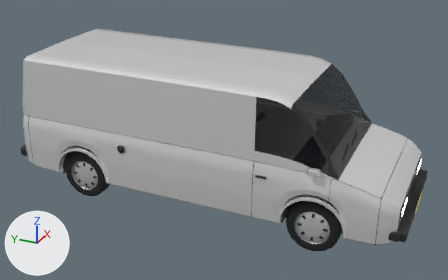
Two versions of the glTF model godot/assets/models/tr_van.glb, one commit apart.
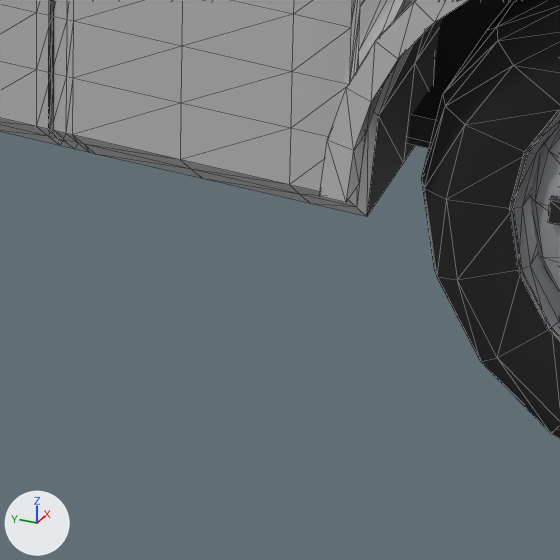
The first picture shows the older version from a 50 mm camera at (-7.2, -3.33, 4.43) aimed at (-0.03, -0.1, 0.84). The close-ups show the older and then the newer version on the part from 55% to 67% of the width and 73% to 92% of the height of that picture. Only the edits that show in the close-ups are written down. The lights are fixed; the arrows at lower left show +X, +Y and +Z. The close-ups show mesh edges as thin lines. Where no turn or scale is listed for an object, it has been applied to the vertices.

The older version as bpy lines, for what is in view:
```python
me_door_r = bpy.data.meshes.new('door_R')
me_door_r.from_pydata(...)  # 252 vertices, 442 faces; spans x -0.979..-0.885, y -1.855..-0.901, z 0.26..1.081
me_door_r.materials.append(mat_paint)  # white #f2f2f2
me_underbody = bpy.data.meshes.new('underbody')
me_underbody.from_pydata(...)  # 1095 vertices, 2016 faces; spans x -0.89..0.89, y -2.65..2.65, z 0.26..0.74
me_underbody.materials.append(mat_trim)  # black #242427
me_wheel_fr = bpy.data.meshes.new('wheel_FR')
me_wheel_fr.from_pydata(...)  # 398 vertices, 684 faces; spans x -0.108..0.108, y -0.34..0.34, z -0.335..0.335
# faces by material slot: [252, 108, 108, 172, 44]
me_wheel_fr.materials.append(mat_tyre)  # black #1d1d1d
me_wheel_fr.materials.append(mat_steel)  # grey #95979b
me_wheel_fr.materials.append(mat_hubcap)  # light grey #dddee1
me_wheel_fr.materials.append(mat_trim)  # black #242427
me_wheel_fr.materials.append(mat_chrome)  # white #e7e7ea
ob_door_r = bpy.data.objects.new('door_R', me_door_r)
ob_door_r.location = (0.0, 0.0, 0.0)
ob_underbody = bpy.data.objects.new('underbody', me_underbody)
ob_underbody.location = (0.0, 0.0, 0.0)
ob_wheel_fr = bpy.data.objects.new('wheel_FR', me_wheel_fr)
ob_wheel_fr.location = (-0.83, -1.67, 0.34)
# also in view: 'well_FR' at (-0.66, -1.67, 0.47); 'cabin_floor' at (0.0, -0.82, 0.3); 'gap_door_rear' at (0.0, -0.9, 0.69); 'flare_FR' at (-0.97, -1.67, 0.56); 'quarter_R' at (-0.93, 0.81, 0.67)
```
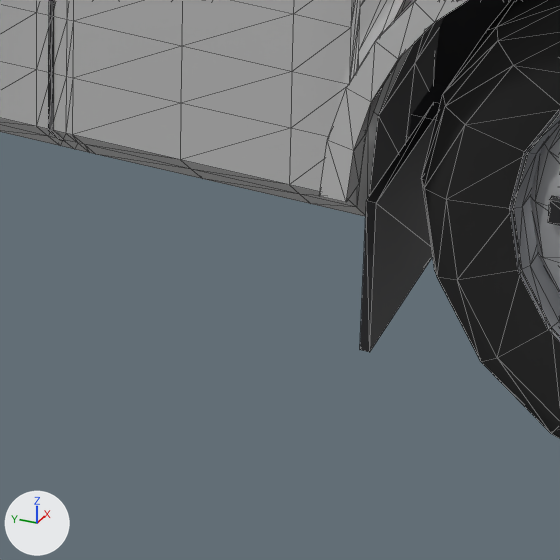
Changed parts and their boxes [x1, y1, x2, y2] in the close-ups (560 x 560 px):
'mudflap_FR', added (black)
    after: [360, 104, 440, 352]

Patch to the scene script:
```diff
--- a/godot/assets/models/tr_van.glb.py
+++ b/godot/assets/models/tr_van.glb.py
@@ me_mudflap_fr @@
+me_mudflap_fr.from_pydata(...)  # a box spanning x -0.118..0.118, y -0.006..0.006, z -0.1..0.1
+me_mudflap_fr.materials.append(mat_trim)  # black #242427
@@ ob_mudflap_fr @@
+ob_mudflap_fr = bpy.data.objects.new('mudflap_FR', me_mudflap_fr)
+ob_mudflap_fr.location = (-0.83, -1.285, 0.22)
```
